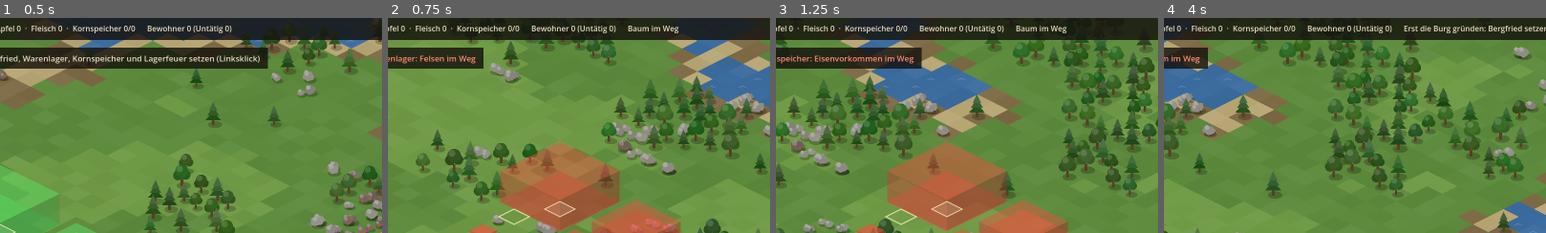
Above: before the commit, frames 1-4 (left to right).
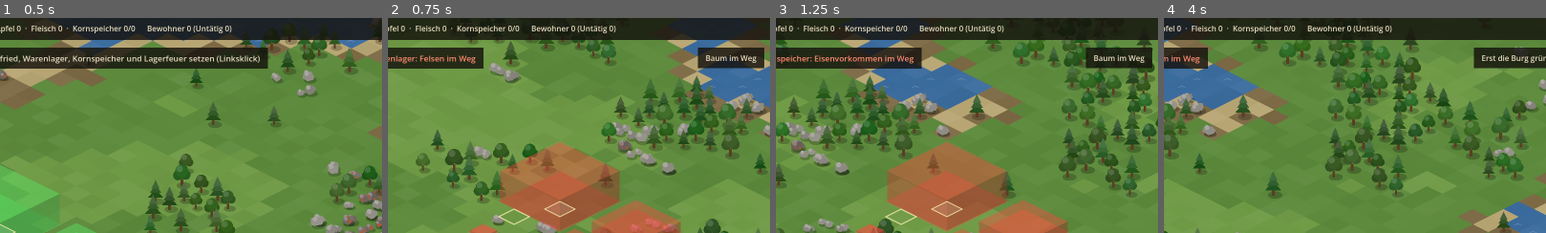
Above: after the commit, the same moments.

Repository: GwydionBr/burgwacht
Game: Godot game, scene res://scenes/main.tscn
Same seed, same stepped clock (60 frames per second), same inputs: the game is played once before the commit and once after it.
Inputs (mouse positions are % of the whole screen's width and height, from its top left):
- Up to frame 1 (0.5 s): no input
- Up to frame 2 (0.75 s): tap Enter at 0.5 s; move the mouse to (72, 45) at 0.52 s; hold D from 0.53 s (still down); tap N at 0.6 s; click (72, 45) at 0.67 s
- Up to frame 3 (1.25 s): keep holding D; tap Space at 0.77 s
- Up to frame 4 (4 s): release D at 1.25 s; drag from (30, 55) to (45, 70) at 1.27 s; tap Space at 2, 3.77 s; move the mouse to (60, 28) at 2.02 s; hold D 2.03-2.75 s; tap 2 at 2.1 s; drag from (45, 70) to (20, 35) at 2.77 s; tap Enter at 3.5 s; move the mouse to (80, 65) at 3.52 s; hold A from 3.53 s (still down); tap X at 3.6 s
The pictures show only the part of the screen within x 50-100%, y 0-50%; the shares and areas given below are measured in that part.

Frame 1 is identical in both runs. In frame 2, 1.9% of the frame differs, in the area x 62-99%, y 3-24%; in frame 3, 1.9%; in frame 4, 2.5%, in the area x 62-100%, y 3-24%.

Commit message:
Meldungen in eigenem Feld unter der Titelleiste
Mit den Nahrungswaren wurde die Titelleiste so lang, dass Meldungen wie
„Burg gegründet – Leertaste startet die Zeit“ abgeschnitten wurden.

Co-Authored-By: Claude Opus 5.5 (1M context) <noreply@anthropic.com>

Diff:
--- a/src/ui/hud.gd
+++ b/src/ui/hud.gd
@@ -1,7 +1,7 @@
 class_name Hud
 extends CanvasLayer
-## Bedienoberfläche: Titelleiste mit Tag, Geschwindigkeit, Bestand und Bewohnern, Steuerungshinweise,
-## Info zur Kachel unter der Maus, ein Hinweis zum Bauen (z. B. Grund für rote Vorschau)
+## Bedienoberfläche: Titelleiste mit Tag, Geschwindigkeit, Bestand und Bewohnern, Meldungen oben
+## rechts darunter, Steuerungshinweise, Info zur Kachel unter der Maus, ein Hinweis zum Bauen (z. B. Grund für rote Vorschau)
 ## und die Bauleiste mit einem Knopf je baubarem Gebäude samt Kosten und dem Abriss-Werkzeug.
 
 ## Ein Knopf der Bauleiste wurde gedrückt.
@@ -15,7 +15,7 @@
 const BLOCKED_COLOR := Color("#ff8a70")
 ## So lange bleibt eine Meldung (z. B. „Gespeichert“) stehen, in Sekunden.
 const MESSAGE_SECONDS := 3.0
-## Abstand des Bauhinweises vom oberen Rand, unterhalb der Titelleiste.
+## Abstand des Bauhinweises und der Meldungen vom oberen Rand, unterhalb der Titelleiste.
 const BUILD_HINT_TOP := 64
 
 var _info_label: Label
@@ -23,6 +23,7 @@
 var _day_label: Label
 var _speed_label: Label
 var _message_label: Label
+var _message_panel: PanelContainer
 var _message_timer: Timer
 var _info_panel: PanelContainer
 var _stock_label: Label
@@ -52,13 +53,21 @@
 	row.add_child(_stock_label)
 	_residents_label = _make_label("", TEXT_COLOR, 16)
 	row.add_child(_residents_label)
+	add_child(bar)
+
+	# Meldungen eigen statt in der Titelleiste, damit sie bei langem Bestand nicht abgeschnitten werden.
+	_message_panel = _make_panel()
 	_message_label = _make_label("", TEXT_COLOR, 16)
-	row.add_child(_message_label)
+	_message_panel.add_child(_message_label)
+	add_child(_message_panel)
+	_message_panel.set_anchors_and_offsets_preset(Control.PRESET_TOP_RIGHT, Control.PRESET_MODE_MINSIZE, 12)
+	_message_panel.offset_top = BUILD_HINT_TOP
+	_message_panel.grow_horizontal = Control.GROW_DIRECTION_BEGIN
+	_message_panel.visible = false
 	_message_timer = Timer.new()
 	_message_timer.one_shot = true
-	_message_timer.timeout.connect(func() -> void: _message_label.text = "")
+	_message_timer.timeout.connect(func() -> void: _message_panel.visible = false)
 	add_child(_message_timer)
-	add_child(bar)
 
 	var help_panel := _make_panel()
 	help_panel.add_child(_make_label(
@@ -117,9 +126,11 @@
 	_speed_label.text = "Pause" if paused else "%d×" % speed
 
 
-## Kurze Meldung in der Titelleiste, verschwindet nach MESSAGE_SECONDS.
+## Kurze Meldung oben rechts unter der Titelleiste, verschwindet nach MESSAGE_SECONDS.
 func show_message(text: String) -> void:
 	_message_label.text = text
+	_message_panel.visible = true
+	_message_panel.reset_size()
 	_message_timer.start(MESSAGE_SECONDS)
 
 
@@ -129,7 +140,7 @@
 	_info_panel.reset_size()
 
 
-## Bestand und Lagerbelegung in der Titelleiste, z. B. „Holz 100 · Stein 50 · Lager 150/200“.
+## Bestand und Lagerbelegung in der Titelleiste, z. B. „Holz 100 · Stein 50 · Warenlager 150/200“.
 func show_stock(text: String) -> void:
 	_stock_label.text = text
 
Not shown, changed: docs/architecture.md
